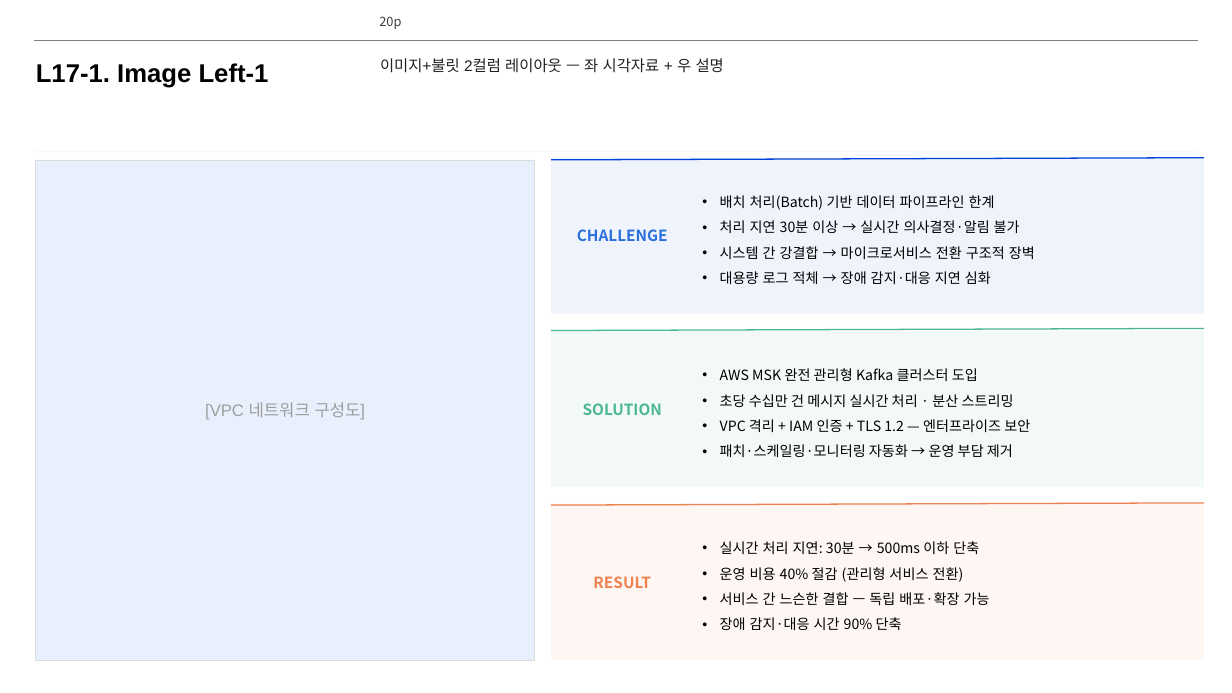
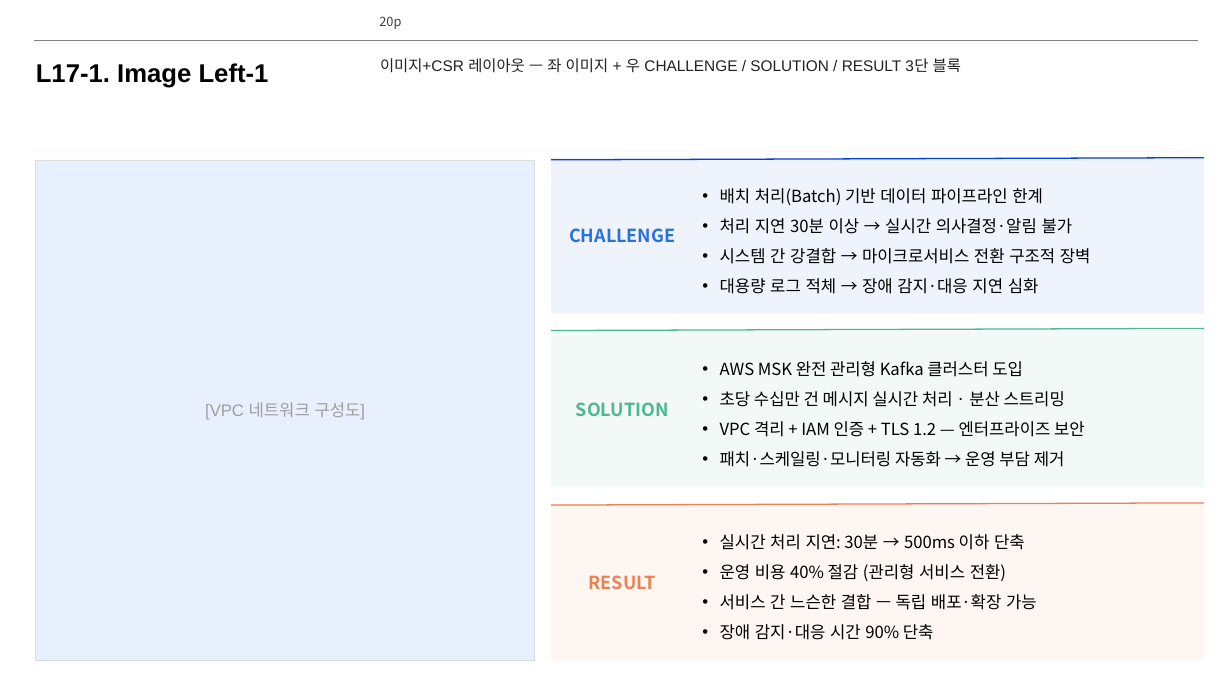
Before and after one commit to lhs6395-hslee/project-steer, a slide deck: slide 20 of results/pptx/AWS_MSK_Expert_Intro.pptx. Drawn at 1232x693 pixels with LibreOffice and Linux fonts; fonts in the diff are those of the drawing; background and template pictures are left out. Boxes give left, top, right and bottom in pixels: in the first picture for what was removed or moved away, otherwise in the second. Text is boxed around its words. In the diff, an @@ line names an element or a change of style, - is before the commit and + after.

```diff
--- a/results/pptx/AWS_MSK_Expert_Intro.pptx
+++ b/results/pptx/AWS_MSK_Expert_Intro.pptx
@@ text at (380, 58, 961, 73): text changed @@
-이미지+불릿 2컬럼 레이아웃 — 좌 시각자료 + 우 설명
+이미지+CSR 레이아웃 — 좌 이미지 + 우 CHALLENGE / SOLUTION / RESULT 3단 블록
@@ size 12 to 14 pt in 3 elements at (569, 228, 675, 242), (576, 402, 669, 416), (589, 575, 656, 589) @@
@@ size 11 to 13 pt in 3 elements at (720, 188, 1091, 294), (720, 361, 1085, 467), (720, 534, 1037, 640) @@
```
Also in this commit, not shown: 1 other file.
